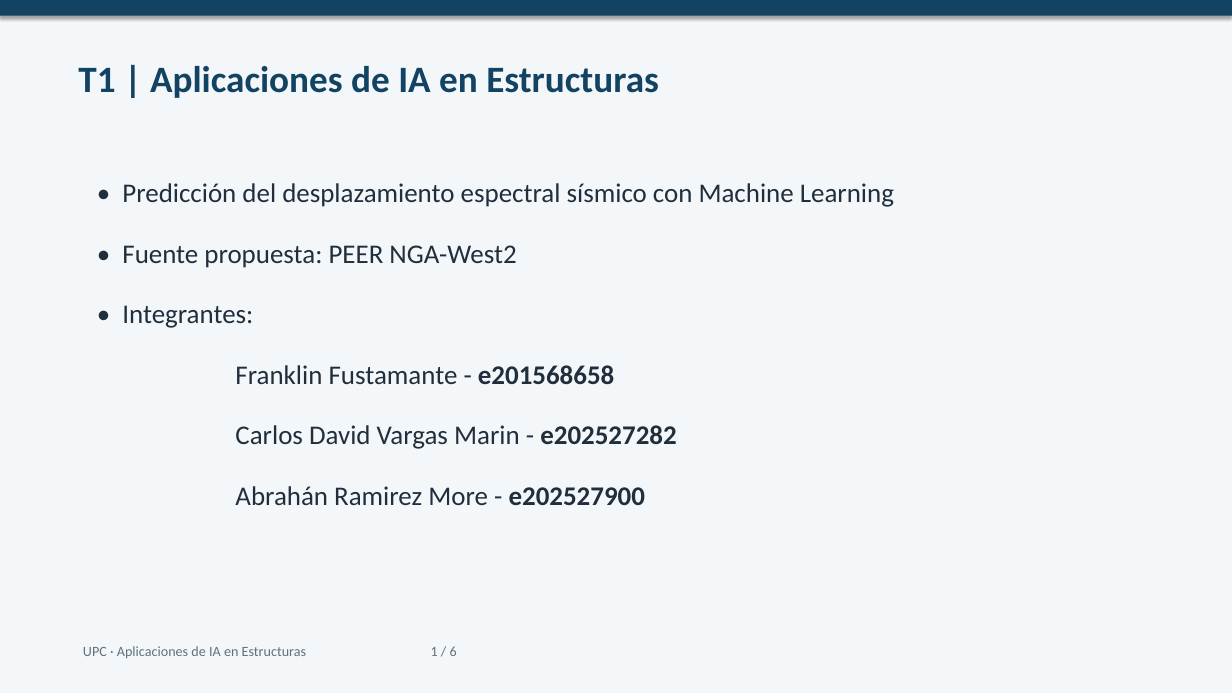
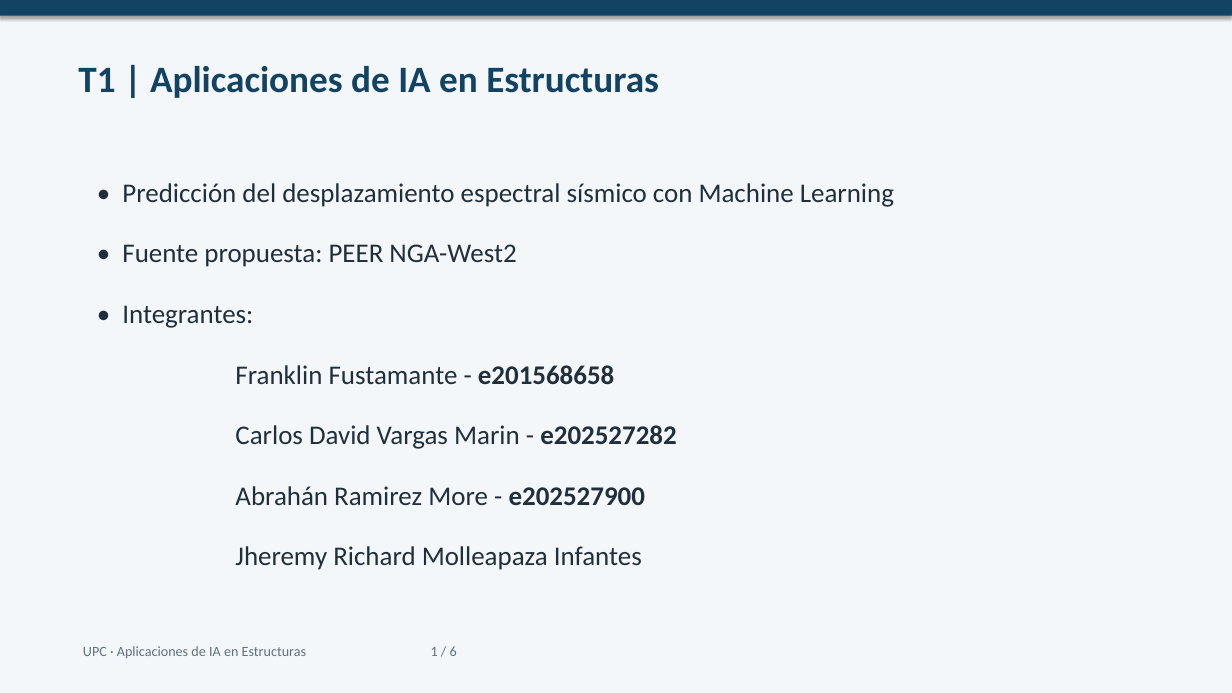
Before and after one commit to Franklinfusta33/upc-ia-estructuras-t1-respuesta-sismica, a slide deck: slide 1 of docs/Presentacion_T1_UPC_GRUPO06.pptx. Drawn at 1232x693 pixels with LibreOffice and Linux fonts; fonts in the diff are those of the drawing. Boxes give left, top, right and bottom in pixels: in the first picture for what was removed or moved away, otherwise in the second. Text is boxed around its words. In the diff, an @@ line names an element or a change of style, - is before the commit and + after.

```diff
--- a/docs/Presentacion_T1_UPC_GRUPO06.pptx
+++ b/docs/Presentacion_T1_UPC_GRUPO06.pptx
@@ text at box(235, 546, 642, 570): paragraph added @@
+      Jheremy Richard Molleapaza Infantes
```
Also in this commit, not shown: 1 other file.
